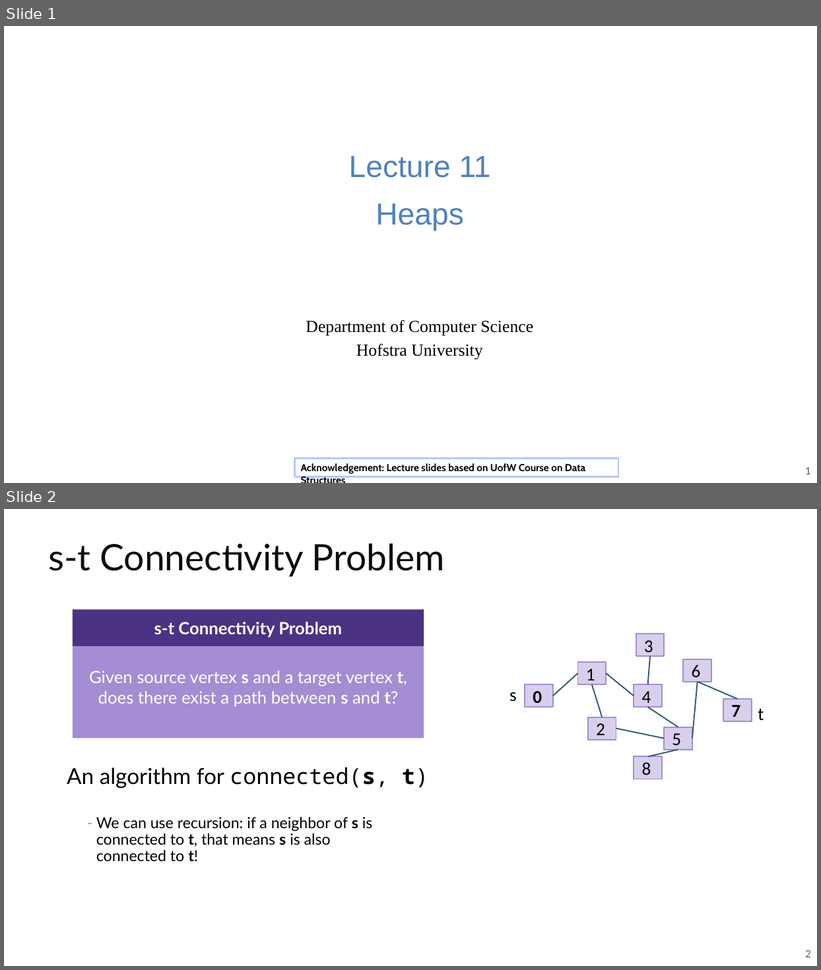
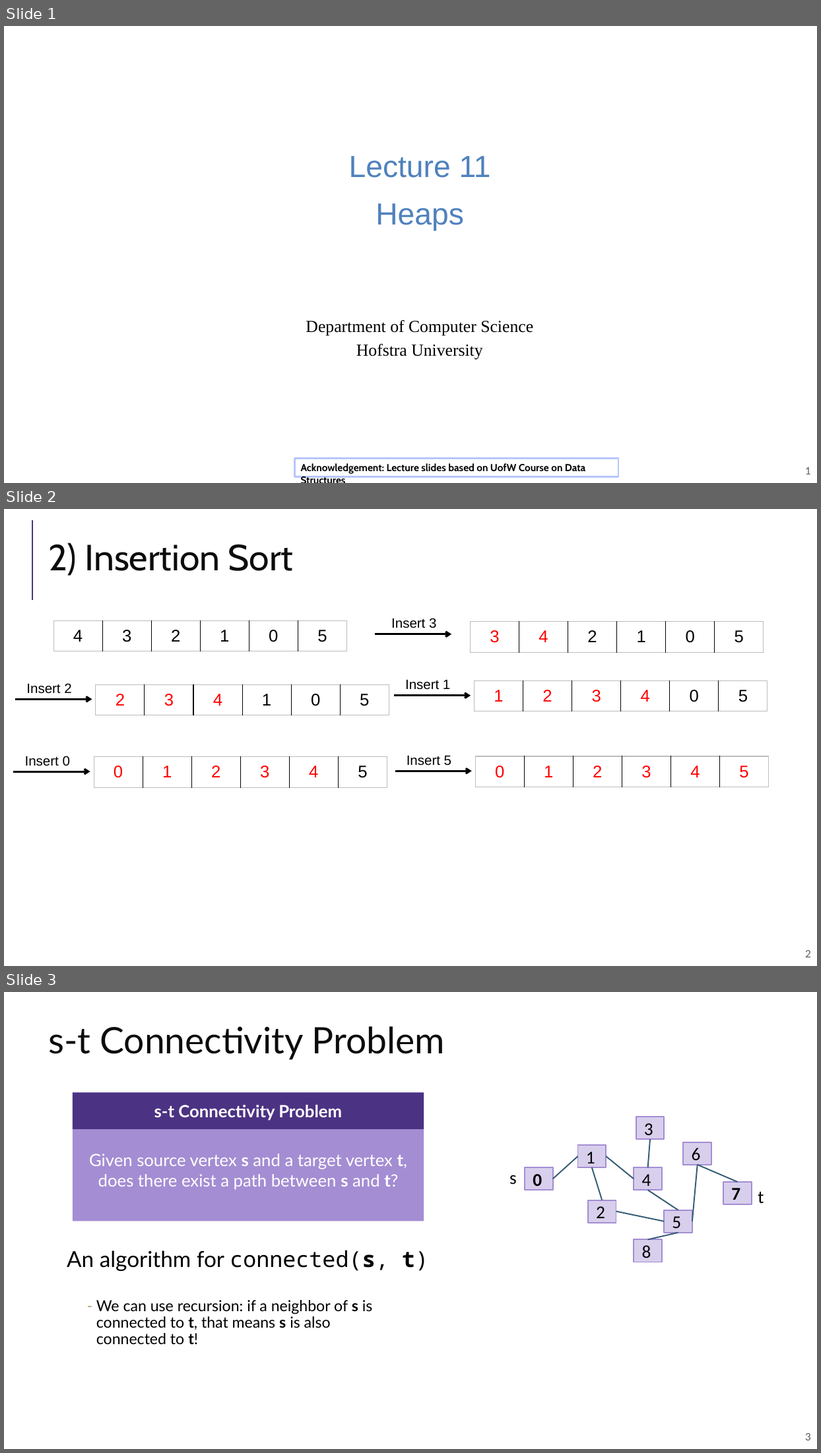
Before and after one commit to guhofstra/CSC111Fa25, a slide deck: PPTs/DELETED Slides.pptx. Shown one above the other, each under a label of ours: slides 1 and 2 before the commit, slides 1, 2 and 3 after it. The pictures are 821x970 and 821x1453 pixels, drawn with LibreOffice and Linux fonts; fonts in the diff are those of the drawing. Boxes give left, top, right and bottom in pixels: in the first picture for what was removed or moved away, otherwise in the second. Text is boxed around its words. In the diff, an @@ line names an element or a change of style, - is before the commit and + after.

```diff
--- a/PPTs/DELETED Slides.pptx
+++ b/PPTs/DELETED Slides.pptx
@@ slide 2 added at (x1=4, y1=509, x2=817, y2=966), background #FFFFFF; not listed: 1 template element that a slide beside it also shows @@
@@ line added from (32, 601) to (32, 521), #4C3282 1.5 pt @@
@@ title added at (x1=48, y1=543, x2=294, y2=576), 43 pt, text #0C0C0C @@
+2) Insertion Sort
@@ table added at (x1=54, y1=621, x2=346, y2=781), 1 rows, 6 columns @@
+4 | 3 | 2 | 1 | 0 | 5
@@ text added at (x1=391, y1=618, x2=436, y2=628), 16 pt, text #000000 @@
+Insert 3
@@ table added at (x1=471, y1=622, x2=764, y2=652), 1 rows, 6 columns @@
+3 | 4 | 2 | 1 | 0 | 5
@@ arrow added from (375, 634) to (451, 634), #000000 2.25 pt @@
@@ text added at (x1=26, y1=683, x2=71, y2=694), 16 pt, text #000000 @@
+Insert 2
@@ table added at (x1=96, y1=685, x2=388, y2=780), 1 rows, 6 columns @@
+2 | 3 | 4 | 1 | 0 | 5
@@ text added at (x1=405, y1=680, x2=450, y2=690), 16 pt, text #000000 @@
+Insert 1
@@ table added at (x1=475, y1=681, x2=767, y2=712), 1 rows, 6 columns @@
+1 | 2 | 3 | 4 | 0 | 5
@@ arrow added from (16, 699) to (92, 699), #000000 2.25 pt @@
@@ arrow added from (394, 696) to (471, 696), #000000 2.25 pt @@
@@ text added at (x1=25, y1=756, x2=70, y2=766), 16 pt, text #000000 @@
+Insert 0
@@ table added at (x1=94, y1=757, x2=386, y2=788), 1 rows, 6 columns @@
+0 | 1 | 2 | 3 | 4 | 5
@@ text added at (x1=407, y1=756, x2=451, y2=766), 16 pt, text #000000 @@
+Insert 5
@@ table added at (x1=475, y1=757, x2=768, y2=787), 1 rows, 6 columns @@
+0 | 1 | 2 | 3 | 4 | 5
@@ arrow added from (14, 772) to (90, 772), #000000 2.25 pt @@
@@ arrow added from (395, 771) to (472, 771), #000000 2.25 pt @@
@@ what was slide 2 is now slide 3 @@
@@ page number at (x1=805, y1=1434, x2=811, y2=1441): text changed @@
-2
+3
```
Also in this commit, not shown: 3 other files.
